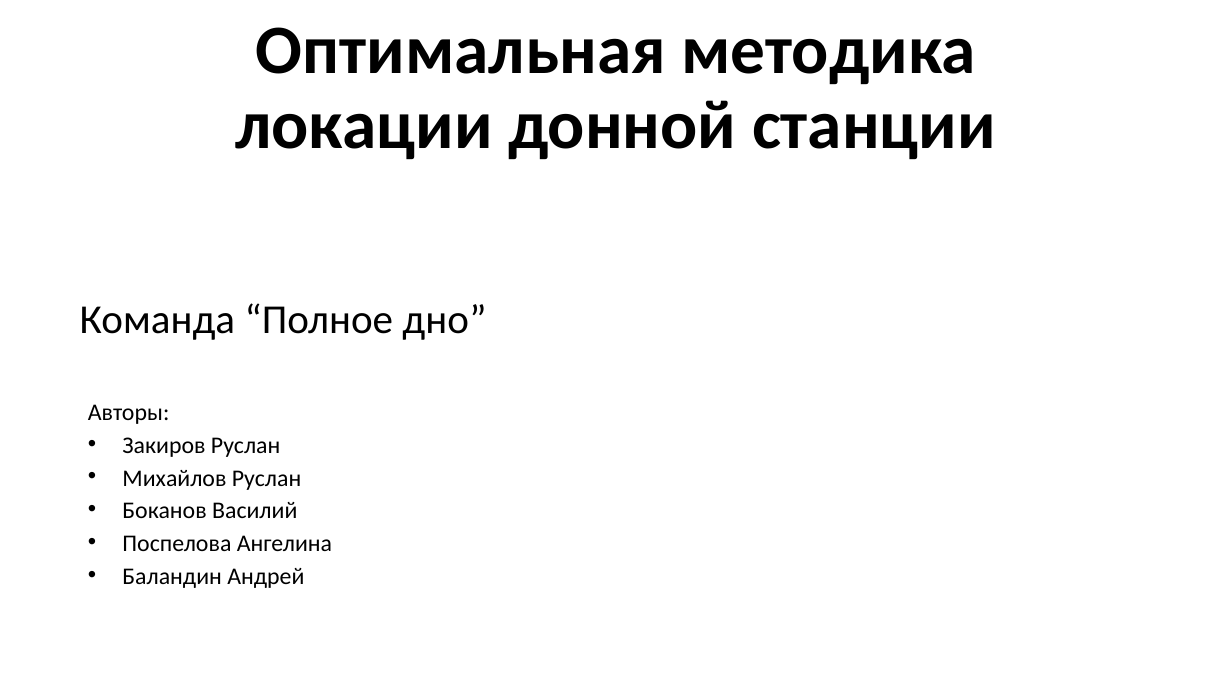
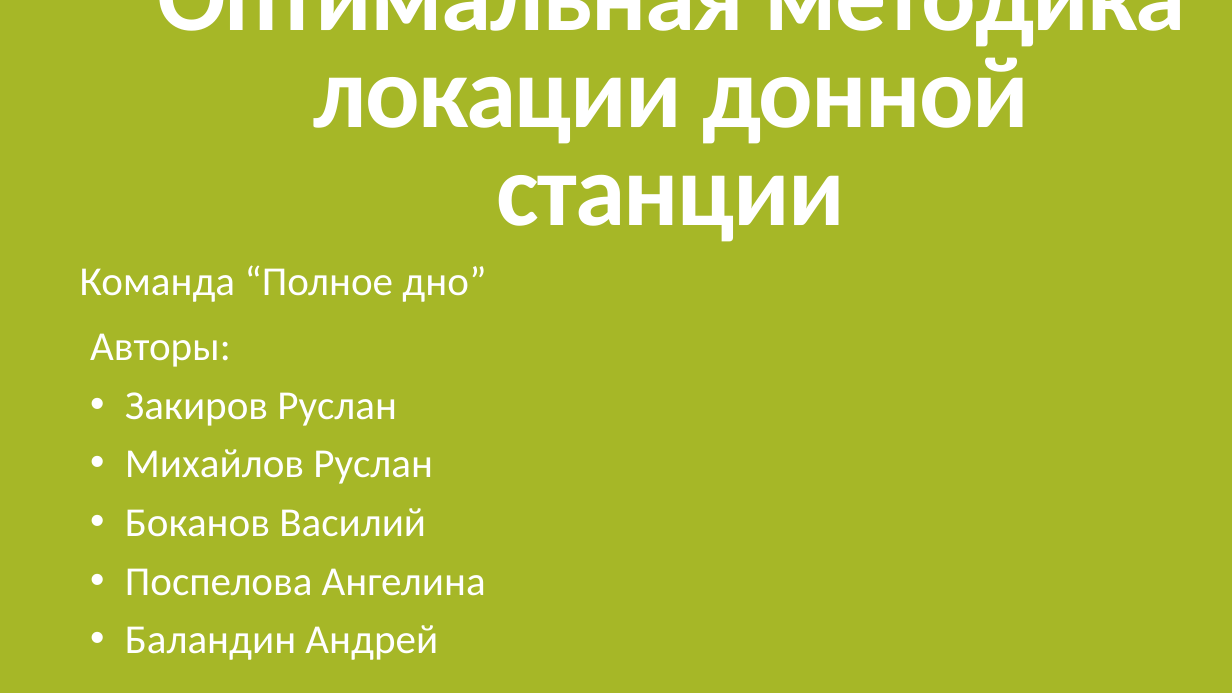
Before and after one commit to crja73/polnoe_dno, a slide deck: slide 1 of Оптимальная методика локации донной станции.pptx. Drawn at 1232x693 pixels with LibreOffice and Linux fonts; fonts in the diff are those of the drawing. Boxes give left, top, right and bottom in pixels: in the first picture for what was removed or moved away, otherwise in the second. Text is boxed around its words. In the diff, an @@ line names an element or a change of style, - is before the commit and + after.

```diff
--- a/Оптимальная методика локации донной станции.pptx
+++ b/Оптимальная методика локации донной станции.pptx
@@ background #FFFFFF to #A6B727 @@
@@ title "Оптимальная методика локации донной станции": place and size @@
-title "Оптимальная методика локации донной станции" at box(235, 27, 996, 160)
+title "Оптимальная методика локации донной станции" at box(158, 0, 1185, 242)
@@ title "Оптимальная методика локации донной станции" at box(158, 0, 1185, 242): size 54 to 79.2 pt, text colour #000000 to #FFFFFF, letter spacing 0 to -1.2 pt; line spacing 0.9 to 0.8 @@
@@ text "Команда “Полное дно”": place and size @@
-text "Команда “Полное дно”" at box(80, 303, 486, 340)
+text "Команда “Полное дно”" at box(80, 265, 486, 302)
@@ text "Команда “Полное дно”" at box(80, 265, 486, 302): text colour #000000 to #FFFFFF @@
@@ subtitle "Авторы:": place and size @@
-subtitle "Авторы:" at box(88, 404, 332, 588)
+subtitle "Авторы:" at box(90, 333, 486, 660)
@@ subtitle "Авторы:" at box(90, 333, 486, 660): size 18.6 to 32 pt, text colour #000000 to #FFFFFF; line spacing 0.7 to 0.85; more space between paragraphs @@
```
Also in this commit, not shown: 1 other slide changed, 8 slides added.
